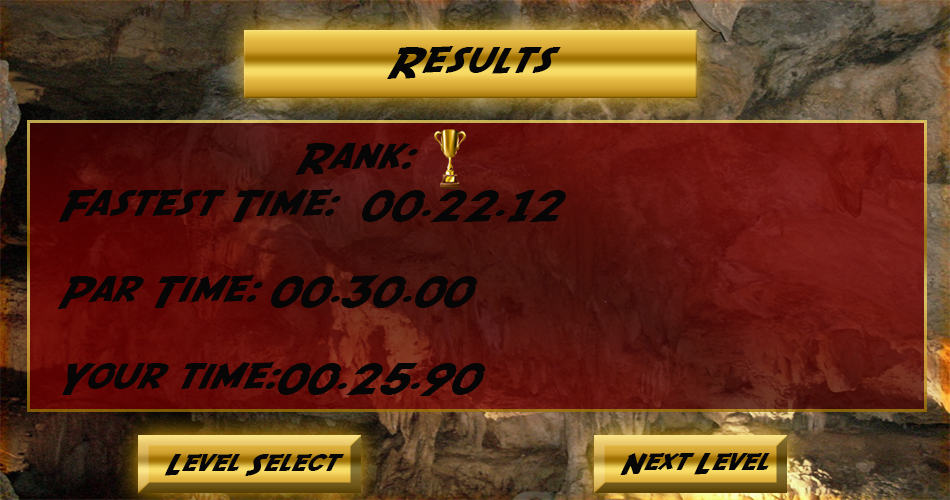
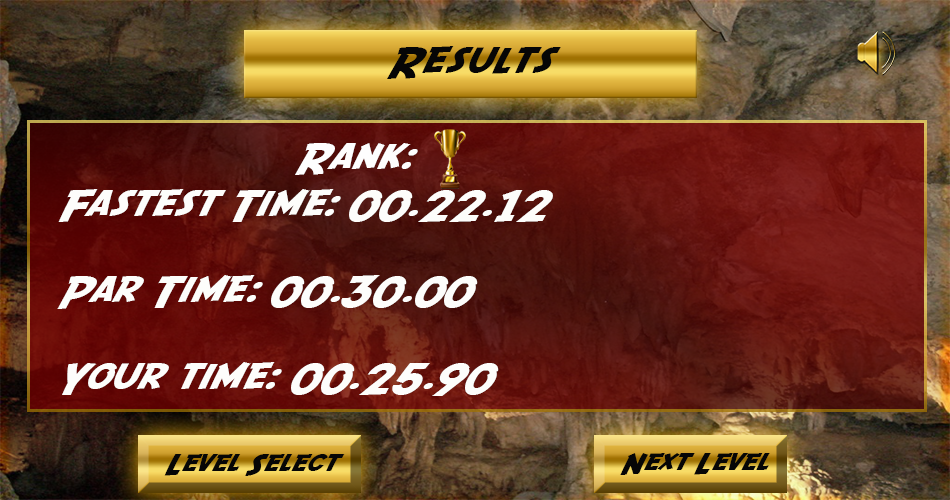
Layer changes from the first 950 x 500 image to the second:
added layer "muteon" above "Fastest Time: 00.22.12 Par Time: 00.30.00 Your time: 00.25.90" over bbox(855, 30, 896, 87)
renamed "Fastest Time: 00.22.12 Par Time: 00.30.00 Your time:00.25.90" to "Fastest Time: 00.22.12 Par Time: 00.30.00 Your time: 00.25.90", painted on it over bbox(57, 189, 566, 396)
painted on "Rank:" over bbox(295, 143, 418, 175)
painted on "Rectangle 2" over bbox(57, 143, 566, 396)
